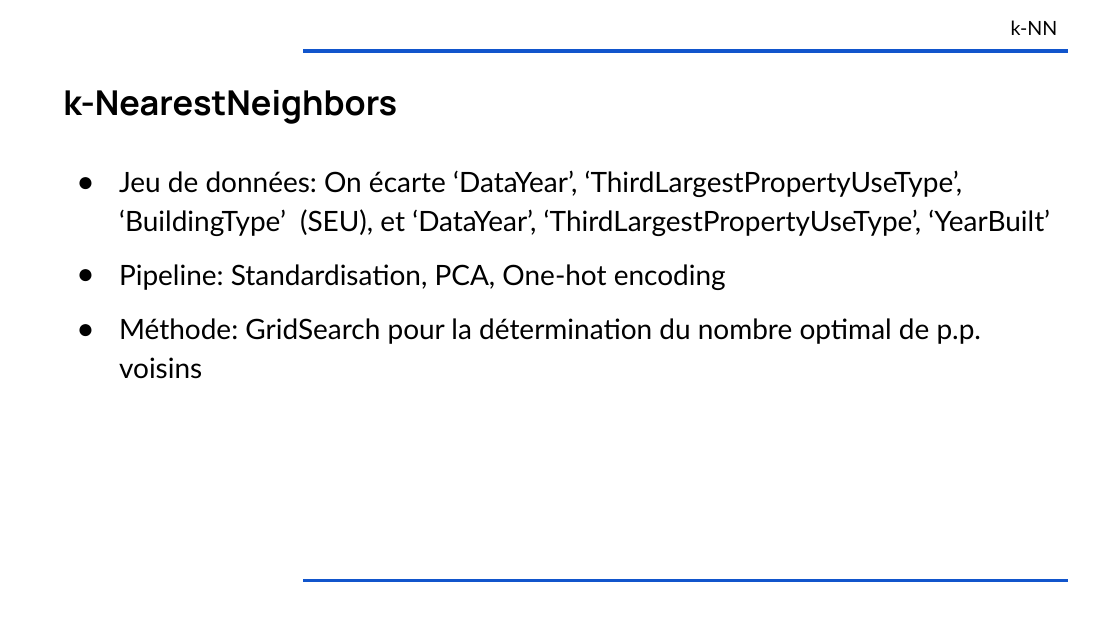
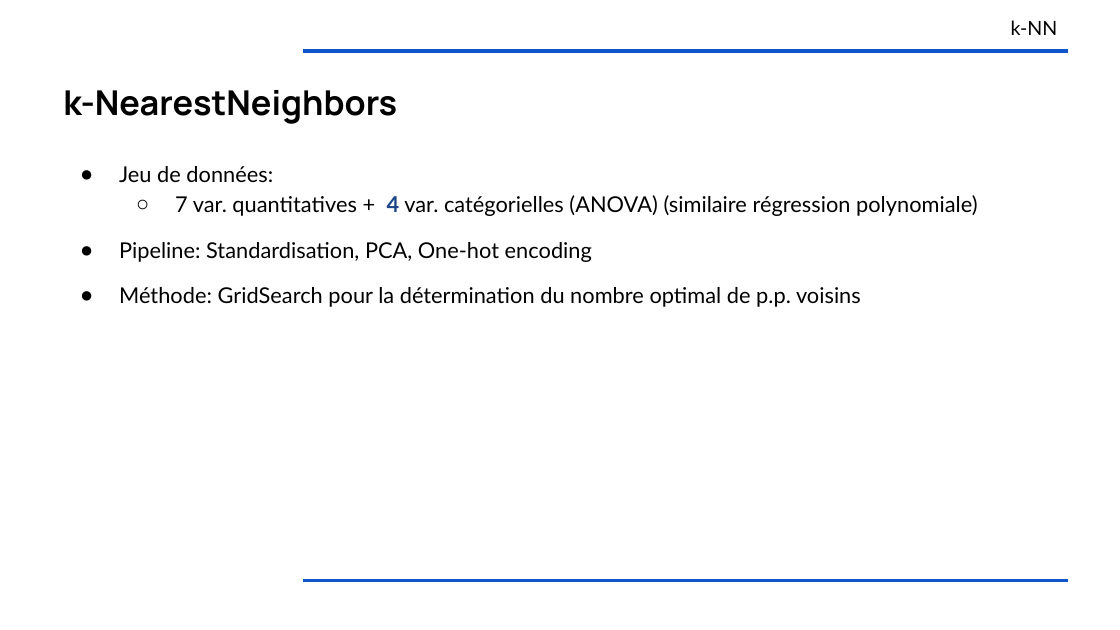
Before and after one commit to OlivierLegrand/P7, a slide deck: slide 24 of P4/anticipez la consommation électrique de bâtiments.pptx (slide 23 before the commit). Drawn at 1120x630 pixels with LibreOffice and Linux fonts; fonts in the diff are those of the drawing. Boxes give left, top, right and bottom in pixels: in the first picture for what was removed or moved away, otherwise in the second. Text is boxed around its words. In the diff, an @@ line names an element or a change of style, - is before the commit and + after.

```diff
--- a/P4/anticipez la consommation électrique de bâtiments.pptx
+++ b/P4/anticipez la consommation électrique de bâtiments.pptx
@@ text at (x1=119, y1=166, x2=977, y2=216): text changed; size 18 to 14 pt @@
-● Jeu de données: On écarte ‘DataYear’, ‘ThirdLargestPropertyUseType’, ‘BuildingType’ (SEU), et ‘DataYear’, ‘ThirdLargestPropertyUseType’, ‘YearBuilt’
+● Jeu de données:
+  ○ 7 var. quantitatives + 4 var. catégorielles (ANOVA) (similaire régression polynomiale)
@@ text at (x1=119, y1=242, x2=861, y2=307): size 18 to 14 pt in "Pipeline: Standardisation, PCA, One-hot encoding", "Méthode: GridSearch pour la détermination du nombre ..."; indent changed @@
```
Also in this commit, not shown: 16 other slides changed, 5 slides added, 2 slides removed, 4 other files.
